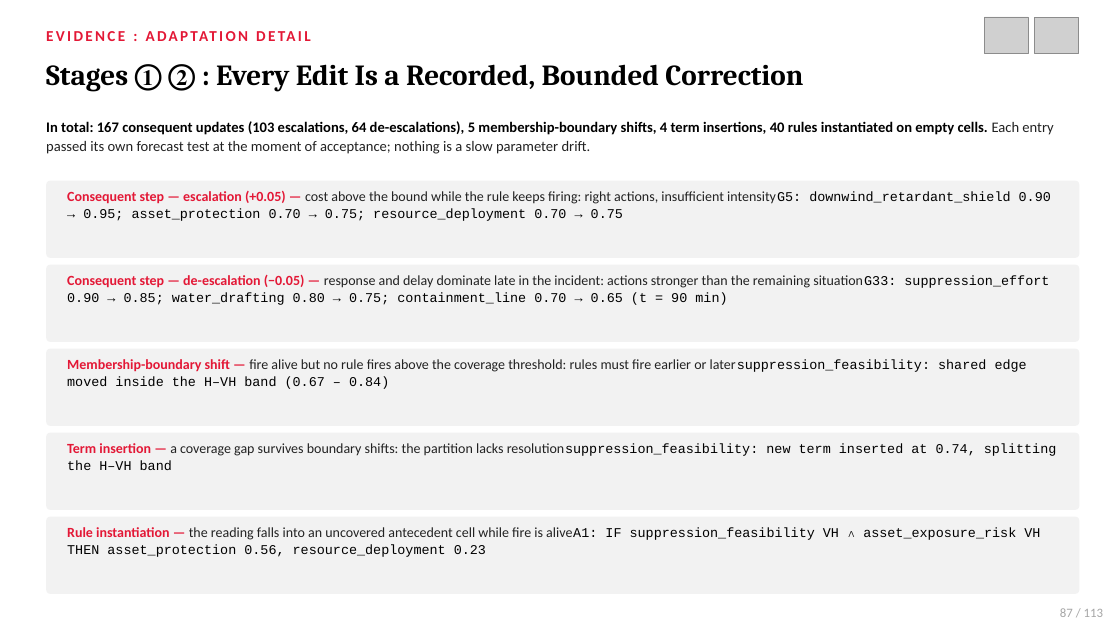
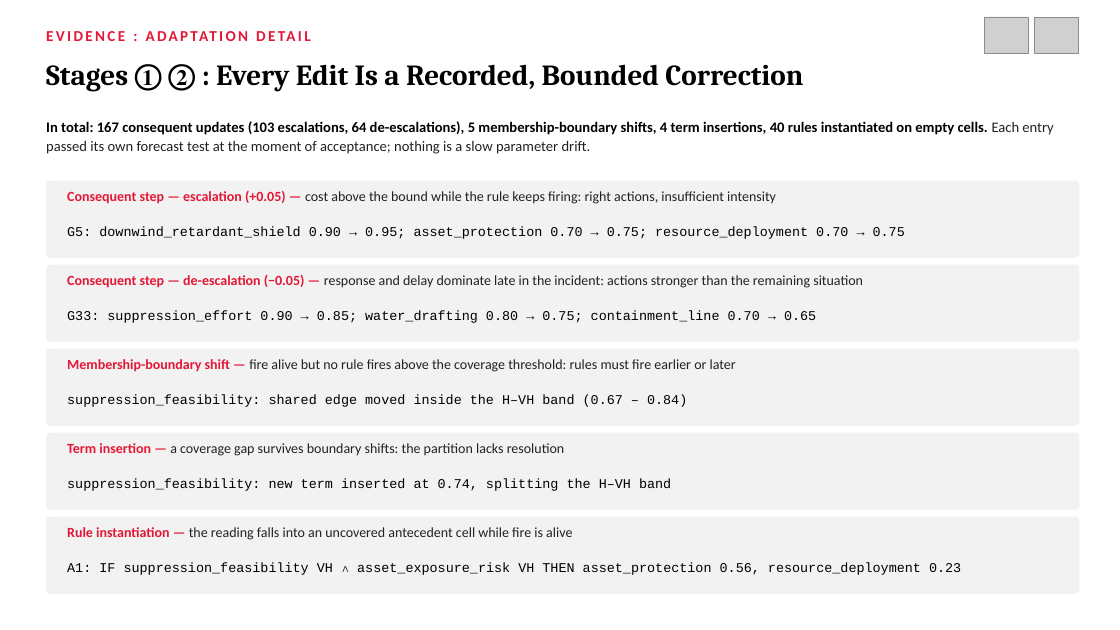
Before and after one commit to northwind13/Enhanced_DSS, a slide deck: slide 78 of 01_Thesis/DisasterAware_Presentation.pptx (slide 87 before the commit). Drawn at 1120x630 pixels with LibreOffice and Linux fonts; fonts in the diff are those of the drawing; grey boxes stand for pictures. Boxes give left, top, right and bottom in pixels: in the first picture for what was removed or moved away, otherwise in the second. Text is boxed around its words. In the diff, an @@ line names an element or a change of style, - is before the commit and + after.

```diff
--- a/01_Thesis/DisasterAware_Presentation.pptx
+++ b/01_Thesis/DisasterAware_Presentation.pptx
@@ text at <box>67,191,905,239</box>: text changed @@
-Consequent step — escalation (+0.05) — cost above the bound while the rule keeps firing: right actions, insufficient intensityG5: downwind_retardant_shield 0.90 → 0.95; asset_protection 0.70 → 0.75; resource_deployment 0.70 → 0.75
+Consequent step — escalation (+0.05) — cost above the bound while the rule keeps firing: right actions, insufficient intensity
+G5: downwind_retardant_shield 0.90 → 0.95; asset_protection 0.70 → 0.75; resource_deployment 0.70 → 0.75
@@ text at <box>67,275,863,323</box>: text changed; text colour #000000 to #222222 @@
-Consequent step — de-escalation (−0.05) — response and delay dominate late in the incident: actions stronger than the remaining situationG33: suppression_effort 0.90 → 0.85; water_drafting 0.80 → 0.75; containment_line 0.70 → 0.65 (t = 90 min)
+Consequent step — de-escalation (−0.05) — response and delay dominate late in the incident: actions stronger than the remaining situation
+G33: suppression_effort 0.90 → 0.85; water_drafting 0.80 → 0.75; containment_line 0.70 → 0.65
@@ text at <box>67,359,736,407</box>: text changed @@
-Membership-boundary shift — fire alive but no rule fires above the coverage threshold: rules must fire earlier or latersuppression_feasibility: shared edge moved inside the H–VH band (0.67 – 0.84)
+Membership-boundary shift — fire alive but no rule fires above the coverage threshold: rules must fire earlier or later
+suppression_feasibility: shared edge moved inside the H–VH band (0.67 – 0.84)
@@ text at <box>67,443,671,491</box>: text changed @@
-Term insertion — a coverage gap survives boundary shifts: the partition lacks resolutionsuppression_feasibility: new term inserted at 0.74, splitting the H–VH band
+Term insertion — a coverage gap survives boundary shifts: the partition lacks resolution
+suppression_feasibility: new term inserted at 0.74, splitting the H–VH band
@@ text at <box>67,527,961,575</box>: text changed @@
-Rule instantiation — the reading falls into an uncovered antecedent cell while fire is aliveA1: IF suppression_feasibility VH ∧ asset_exposure_risk VH THEN asset_protection 0.56, resource_deployment 0.23
+Rule instantiation — the reading falls into an uncovered antecedent cell while fire is alive
+A1: IF suppression_feasibility VH ∧ asset_exposure_risk VH THEN asset_protection 0.56, resource_deployment 0.23
@@ text removed at <box>1060,608,1104,617</box> @@
-87 / 113
```
Also in this commit, not shown: 67 other slides changed, 20 slides added, 44 slides removed, 15 other files.
